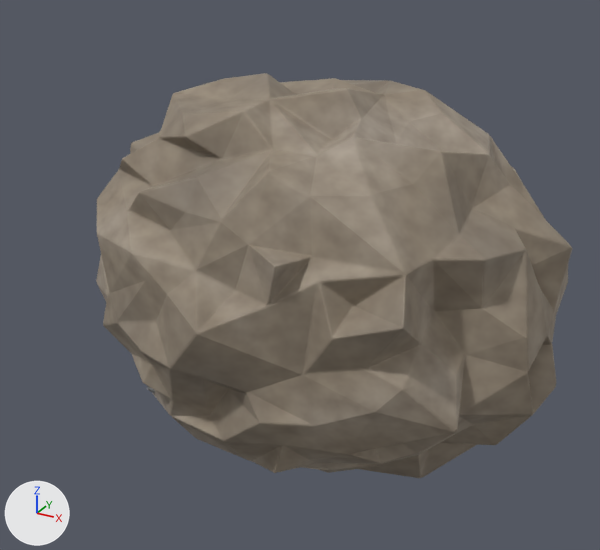
Before and after pictures for a commit that changed the Blender file assets/ships/parts/blender/place_asteroid_rock_a_authored.blend.
Camera for both pictures: a camera (50 mm lens) standing at (11.38, -21.63, 10.79) and looking at (-0.64, 0.23, -0.15). Every picture has the same lights, and +X, +Y and +Z are marked at lower left. The picture after the commit comes second.

Objects in the first picture: 'LOD0_RockA_Body'.
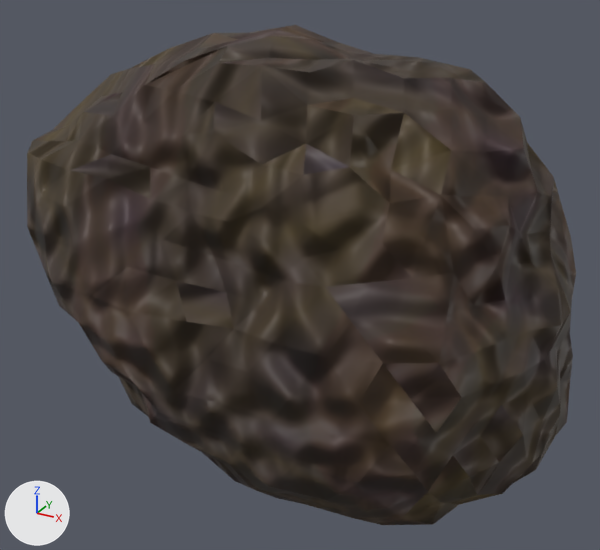
Location of each change, [x1, y1, x2, y2] in pixels of the pictures (600 x 550 px):
'LOD0_Rock_Body', added
    after: [27, 25, 576, 525]
'LOD0_RockA_Body', deleted (brown)
    before: [96, 73, 572, 478]

The change, as a list of edits to the scene's bpy script:
```text
Add img_material_rock_base:
    img_material_rock_base = load_image('Material_Rock_base', '_unpacked/Material_Rock_base', 512, 512, 'sRGB')
Add img_material_rock_nrm:
    img_material_rock_nrm = load_image('Material_Rock_nrm', '_unpacked/Material_Rock_nrm', 512, 512, 'Non-Color')
Add img_material_rock_orm:
    img_material_rock_orm = load_image('Material_Rock_orm', '_unpacked/Material_Rock_orm', 512, 512, 'Non-Color')
Add mat_material_rock:
    mat_material_rock = bpy.data.materials.new('Material_Rock')
    # uses the picture img_material_rock_base
    # uses the picture img_material_rock_nrm
    # uses the picture img_material_rock_orm
Add me_lod0_rock_body:
    me_lod0_rock_body.from_pydata(...)  # 716 vertices, 1032 faces; spans x -9.3..7.6, y -6.1..7.0, z -4.2..7.1
    me_lod0_rock_body.materials.append(mat_material_rock)
Remove ob_lod0_rocka_body:
    ob_lod0_rocka_body = bpy.data.objects.new('LOD0_RockA_Body', me_icosphere)
    ob_lod0_rocka_body.location = (0.0, 0.0, 0.0)
    _m = ob_lod0_rocka_body.modifiers.new('Bevel', 'BEVEL')
    _m.width = 0.05
    _m.width_pct = 0.05
    _m.segments = 2
Add ob_lod0_rock_body:
    ob_lod0_rock_body = bpy.data.objects.new('LOD0_Rock_Body', me_lod0_rock_body)
    ob_lod0_rock_body.parent = ob_rock_root
    ob_lod0_rock_body.location = (0.0, 0.0, 0.0)
    _m = ob_lod0_rock_body.modifiers.new('E', 'BEVEL')
    _m.width = 0.03
    _m.width_pct = 0.03
    _m.segments = 2
    _m.angle_limit = 0.873
Add ob_rock_root:
    ob_rock_root = bpy.data.objects.new('Rock_ROOT', None)
    ob_rock_root.location = (0.0, 0.0, 0.0)
    ob_rock_root.scale = (1.08, 1.08, 1.08)
```
